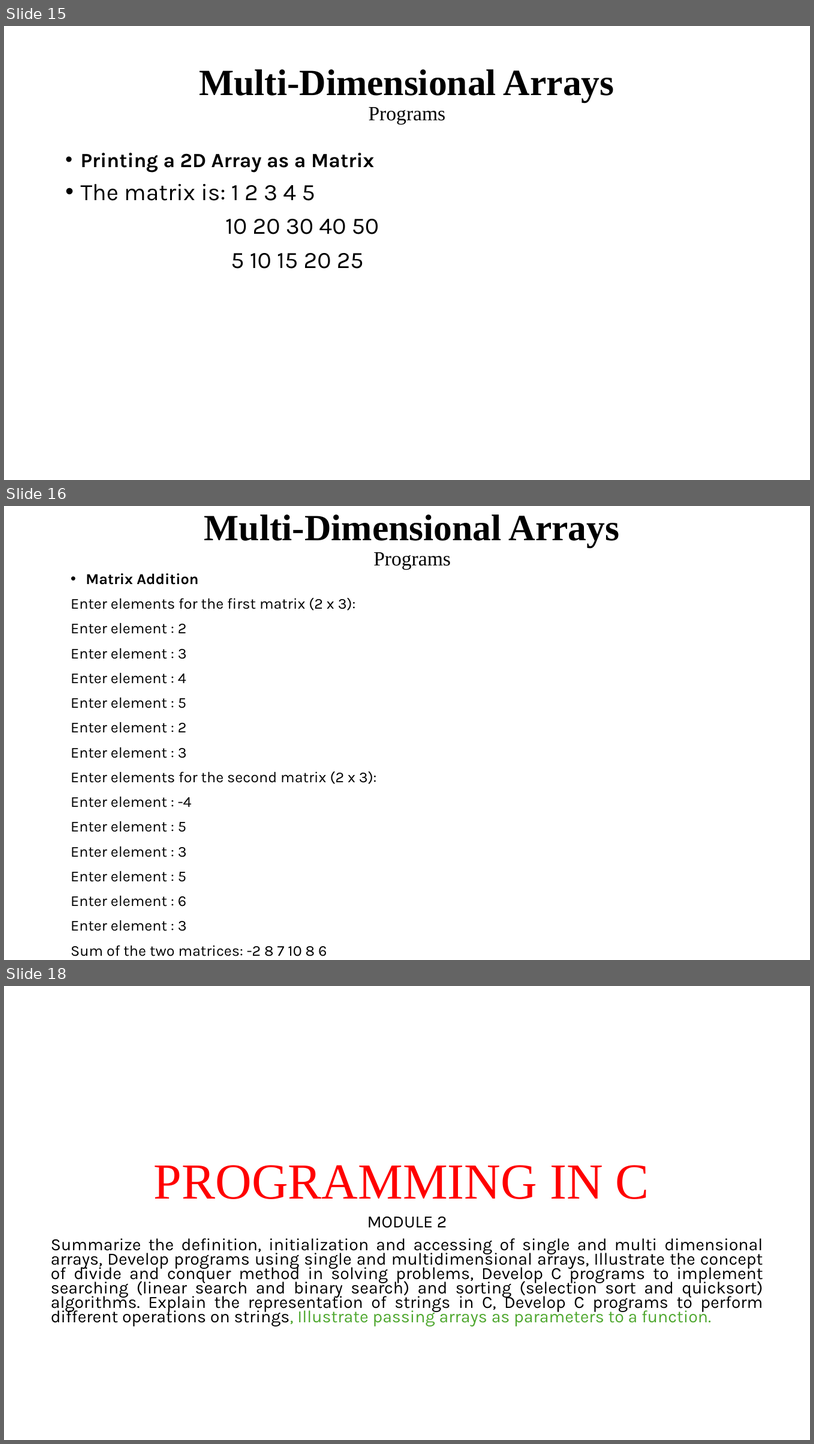
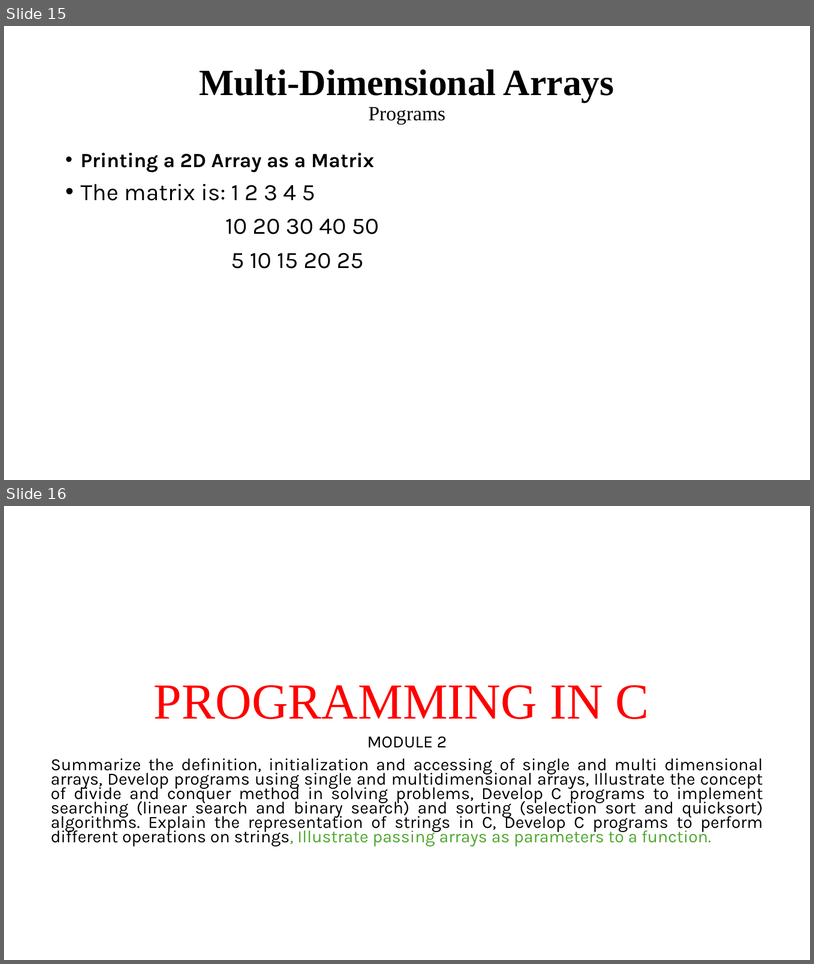
Before and after one commit to Anugrahashaju/S3_Programming_In_C, a slide deck: THEORY/MODULE_2/MODULE2.pptx. Shown one above the other, each under a label of ours: slides 15, 16 and 18 before the commit, slides 15 and 16 after it; the slides between them are not shown. The pictures are 814x1444 and 814x964 pixels, drawn with LibreOffice and Linux fonts; fonts in the diff are those of the drawing. Boxes give left, top, right and bottom in pixels: in the first picture for what was removed or moved away, otherwise in the second. Text is boxed around its words. In the diff, an @@ line names an element or a change of style, - is before the commit and + after.

```diff
--- a/THEORY/MODULE_2/MODULE2.pptx
+++ b/THEORY/MODULE_2/MODULE2.pptx
@@ slide 16 removed at [4,506,810,960], background #FFFFFF @@
@@ title removed at [204,514,620,570] @@
-Multi-Dimensional Arrays
-Programs
@@ text removed at [71,573,377,956] @@
-• Matrix Addition
-Enter elements for the first matrix (2 x 3):
-Enter element : 2
-Enter element : 3
-Enter element : 4
-Enter element : 5
-Enter element : 2
-Enter element : 3
-Enter elements for the second matrix (2 x 3):
-Enter element : -4
-Enter element : 5
-Enter element : 3
-Enter element : 5
-Enter element : 6
-Enter element : 3
-Sum of the two matrices: -2 8 7 10 8 6
@@ what was slide 18 is now slide 16 @@
```
Also in this commit, not shown: 3 slides changed, 1 other slide removed, 6 other files.
